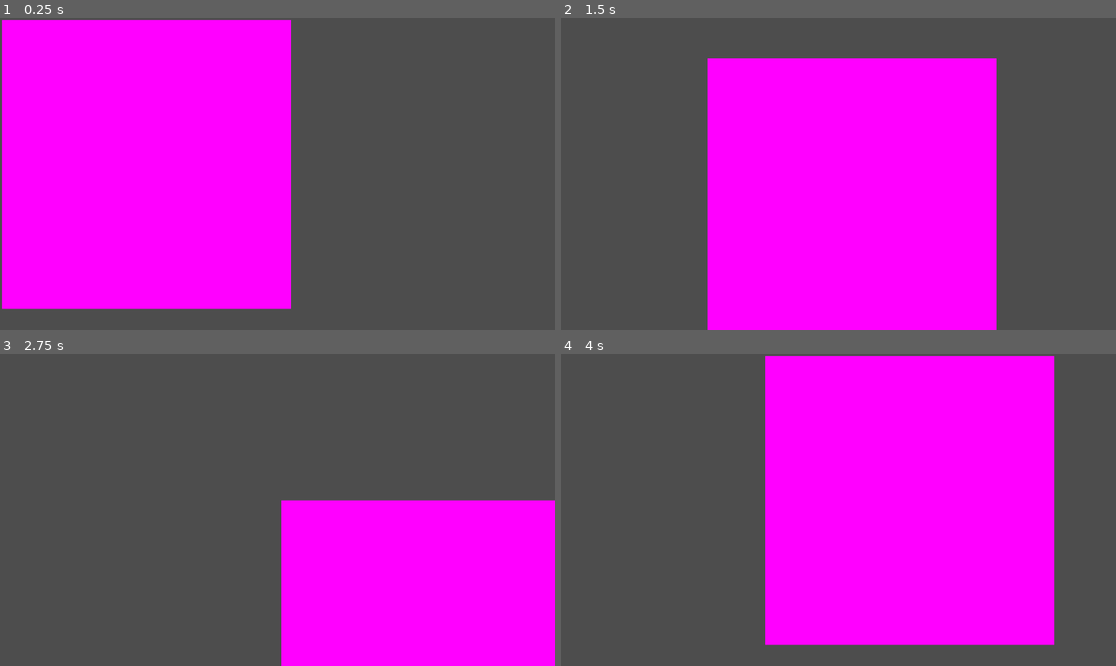
Above: before the commit, frames 1-4 (two rows, left to right).
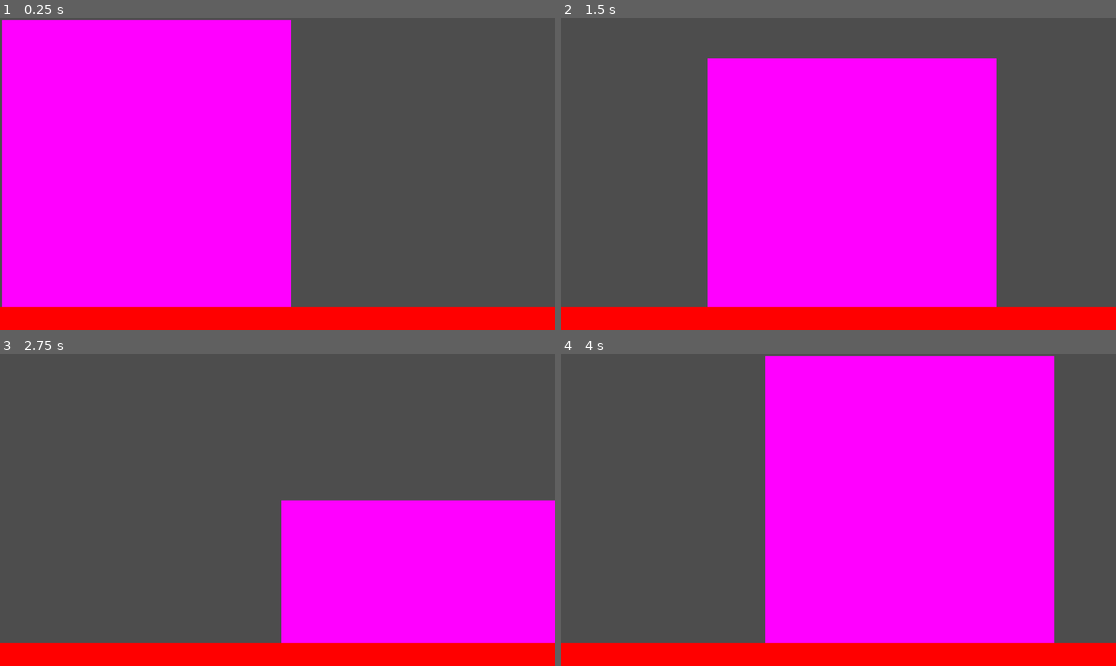
Above: after the commit, the same moments.

Repository: SupermanBritt/OperationNUTS
Game: Godot game, scene res://Scenes/testing.tscn
Same seed, same stepped clock (60 frames per second), same inputs: the game is played once before the commit and once after it. This scene is started directly instead of the project's main scene.
Inputs:
- Up to frame 1 (0.25 s): no input
- Up to frame 2 (1.5 s): tap Enter at 0.5 s; hold Right (move_right) 0.53-1.28 s; hold Down (move_down) from 1.28 s (still down)
- Up to frame 3 (2.75 s): release Down (move_down) at 2.03 s; hold Right (move_right) from 2.03 s (still down)
- Up to frame 4 (4 s): release Right (move_right) at 2.78 s; hold Up (move_up) 2.78-3.53 s; hold Left (move_left) from 3.53 s (still down)

The runs differ from the first frame. In frame 1, 7.6% of the frame differs, in the area x 0-100%, y 92-100%; in frame 2, 7.6%; in frame 3, 7.6%; in frame 4, 7.6%.

Commit message:
Added Tiles With Collision
Tiles have collision need to fix the camera view and hook it up to the player so that it moves along with the player.

Diff:
--- a/Scenes/testing.tscn
+++ b/Scenes/testing.tscn
@@ -1,8 +1,40 @@
-[gd_scene load_steps=2 format=3 uid="uid://cluonem1j2p4h"]
+[gd_scene load_steps=5 format=3 uid="uid://cluonem1j2p4h"]
 
 [ext_resource type="PackedScene" uid="uid://coogyl0u8ymia" path="res://Sprites/Squirrel.tscn" id="1_nn10j"]
+[ext_resource type="Texture2D" uid="uid://8p3n7a4q62ok" path="res://Tilesheets/New Piskel.png" id="2_tp4q6"]
+
+[sub_resource type="TileSetAtlasSource" id="TileSetAtlasSource_cuxid"]
+texture = ExtResource("2_tp4q6")
+texture_region_size = Vector2i(600, 600)
+0:0/0 = 0
+0:0/0/physics_layer_0/linear_velocity = Vector2(0, 0)
+0:0/0/physics_layer_0/angular_velocity = 0.0
+0:0/0/physics_layer_0/polygon_0/points = PackedVector2Array(-300, -300, 300, -300, 300, 300, -300, 300)
+1:0/0 = 0
+1:0/0/physics_layer_0/linear_velocity = Vector2(0, 0)
+1:0/0/physics_layer_0/angular_velocity = 0.0
+1:0/0/physics_layer_0/polygon_0/points = PackedVector2Array(-300, -300, 300, -300, 300, 300, -300, 300)
+0:1/0 = 0
+0:1/0/physics_layer_0/linear_velocity = Vector2(0, 0)
+0:1/0/physics_layer_0/angular_velocity = 0.0
+0:1/0/physics_layer_0/polygon_0/points = PackedVector2Array(-300, -300, 300, -300, 300, 300, -300, 300)
+1:1/0 = 0
+1:1/0/physics_layer_0/linear_velocity = Vector2(0, 0)
+1:1/0/physics_layer_0/angular_velocity = 0.0
+1:1/0/physics_layer_0/polygon_0/points = PackedVector2Array(-300, -300, 300, -300, 300, 300, -300, 300)
+
+[sub_resource type="TileSet" id="TileSet_aa4oc"]
+tile_size = Vector2i(600, 600)
+physics_layer_0/collision_layer = 1
+sources/1 = SubResource("TileSetAtlasSource_cuxid")
 
 [node name="testing" type="Node2D"]
 
 [node name="Squirrel" parent="." instance=ExtResource("1_nn10j")]
 position = Vector2(304, 304)
+
+[node name="TileMap" type="TileMap" parent="."]
+tile_set = SubResource("TileSet_aa4oc")
+format = 2
+layer_0/name = "FloorAndWalls"
+layer_0/tile_data = PackedInt32Array(131067, 1, 0, 131068, 1, 0, 131069, 1, 0, 131070, 1, 0, 131071, 1, 0, 65536, 1, 0, 65537, 1, 0, 65538, 1, 0, 65539, 1, 0, 65540, 1, 0, 65541, 1, 0, 65542, 1, 0, 65543, 1, 0, 65544, 1, 0, 65545, 1, 0, 65546, 1, 0, 65547, 1, 0, 65548, 1, 0, 65531, 1, 0, -5, 1, 0, -65541, 1, 0, -131077, 1, 0, -196596, 1, 0, -131060, 1, 0, -65524, 1, 0, 12, 1, 0, -196613, 65537, 0, -196612, 65537, 0, -196611, 65537, 0, -196610, 65537, 0, -196609, 65537, 0, -262144, 65537, 0, -262143, 65537, 0, -262142, 65537, 0, -262141, 65537, 0, -262140, 65537, 0, -262139, 65537, 0, -262138, 65537, 0, -262137, 65537, 0, -262136, 65537, 0, -262135, 65537, 0, -262134, 65537, 0, -262133, 65537, 0, -262132, 65537, 0)
--- a/Sprites/Squirrel.tscn
+++ b/Sprites/Squirrel.tscn
@@ -10,9 +10,12 @@
 
 [node name="Squirrel" type="Area2D"]
 script = ExtResource("1_n8r8d")
+metadata/_edit_lock_ = true
 
 [node name="Sprite2D" type="Sprite2D" parent="."]
 texture = SubResource("PlaceholderTexture2D_gr2hf")
+metadata/_edit_lock_ = true
 
 [node name="CollisionShape2D" type="CollisionShape2D" parent="."]
 shape = SubResource("RectangleShape2D_wn516")
+metadata/_edit_lock_ = true
--- a/project.godot
+++ b/project.godot
@@ -13,6 +13,10 @@
 config/name="OperationNuts"
 run/main_scene="res://Sprites/Squirrel.tscn"
 config/features=PackedStringArray("4.1", "Forward Plus")
+
+[filesystem]
+
+import/blender/enabled=false
 
 [input]
 
Binary file added: Tilesheets/New Piskel.png
Not shown, added: Tilesheets/New Piskel.png.import
